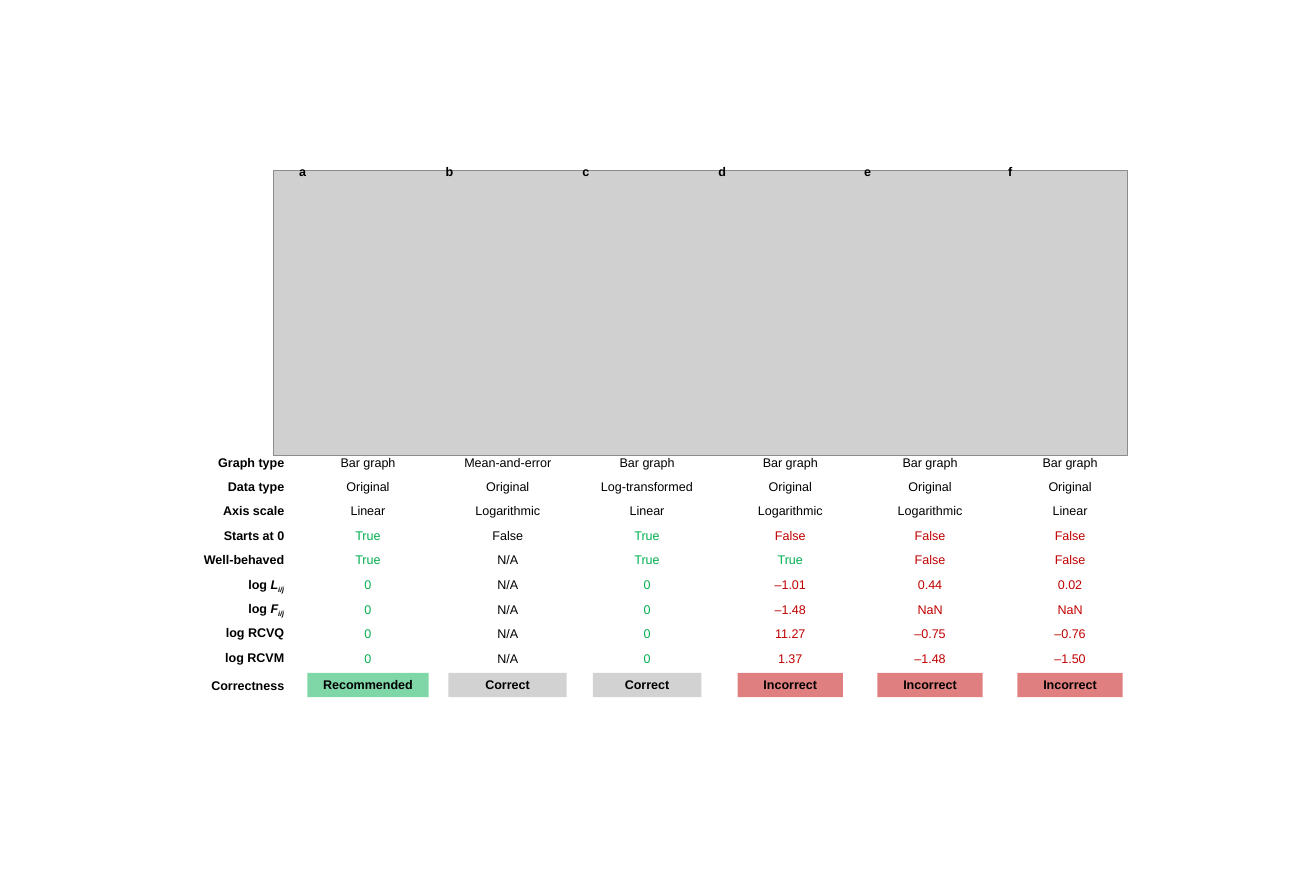
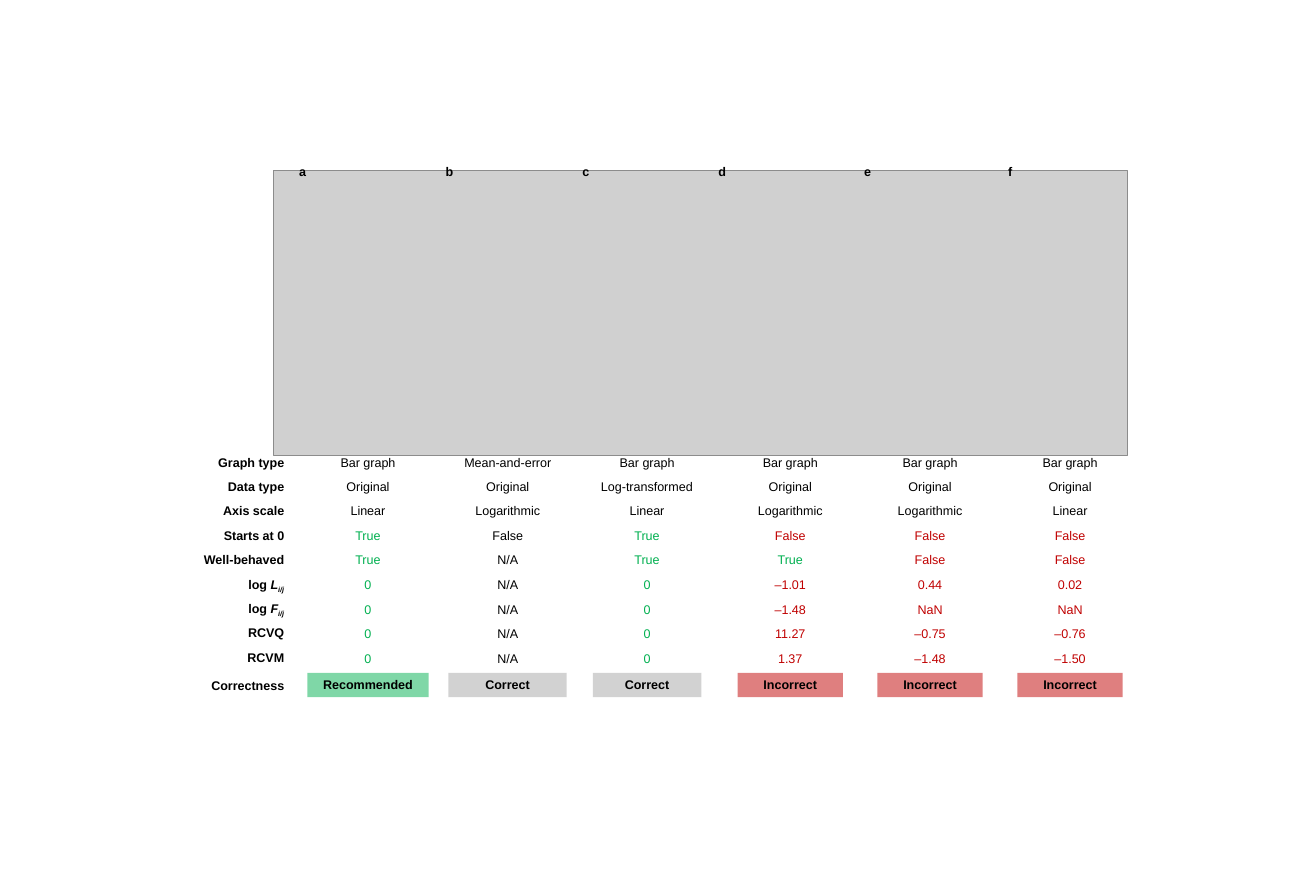
Before and after one commit to tengjuilin/misused-bar-graphs, a slide deck: slide 1 of figures/article-figures/Ex Fig 4.pptx. Drawn at 1316x889 pixels with LibreOffice and Linux fonts; fonts in the diff are those of the drawing; grey boxes stand for pictures. Boxes give left, top, right and bottom in pixels: in the first picture for what was removed or moved away, otherwise in the second. Text is boxed around its words. In the diff, an @@ line names an element or a change of style, - is before the commit and + after.

```diff
--- a/figures/article-figures/Ex Fig 4.pptx
+++ b/figures/article-figures/Ex Fig 4.pptx
@@ text at box(248, 628, 284, 640): text changed @@
-log RCVQ
+RCVQ
@@ text at box(247, 653, 284, 662): text changed @@
-log RCVM
+RCVM
```
Also in this commit, not shown: 9 other files.
